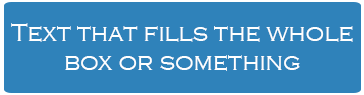
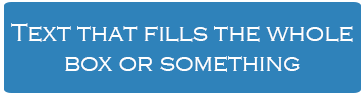
Two versions of the same layered image (364x95). Layer-by-layer changes:
removed layer "LineTwo" over box(65, 55, 300, 71)
painted on "LineOne" over box(65, 56, 300, 72)
